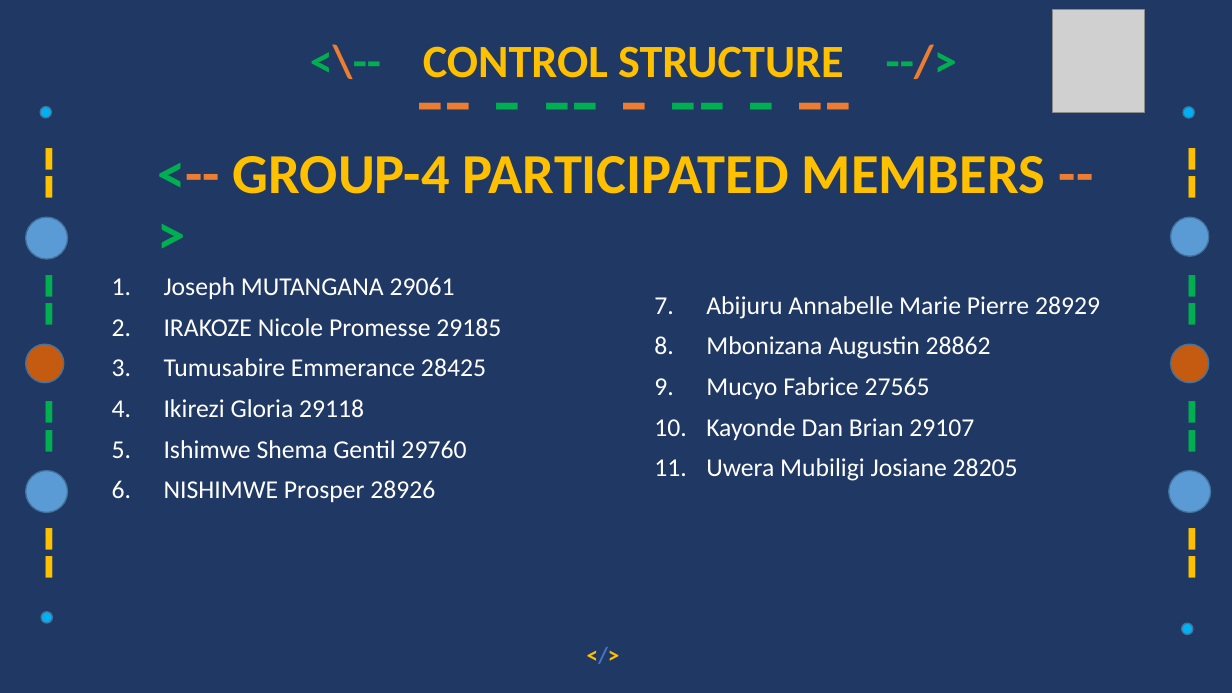
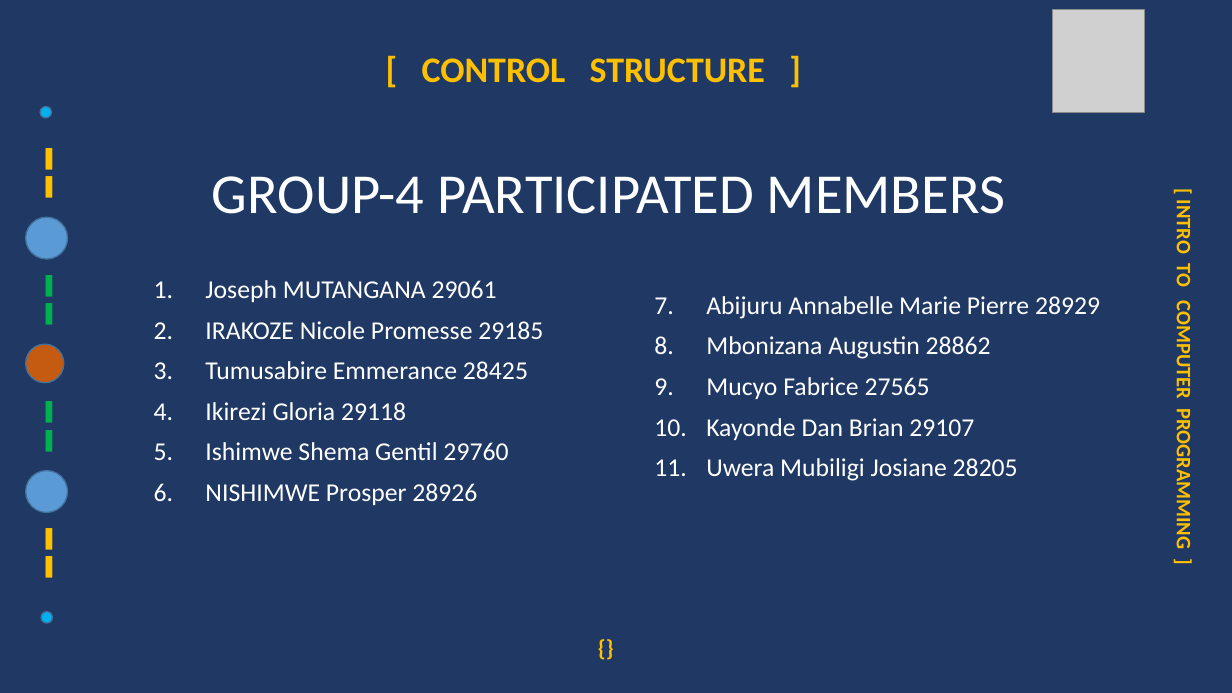
Before and after one commit to mutanganajoseph/Documents, a slide deck: slide 1 of auca/Sem-3/ICP/Assignment/Solution/Control_Structure.pptx. Drawn at 1232x693 pixels with LibreOffice and Linux fonts; fonts in the diff are those of the drawing; grey boxes stand for pictures. Boxes give left, top, right and bottom in pixels: in the first picture for what was removed or moved away, otherwise in the second. Text is boxed around its words. In the diff, an @@ line names an element or a change of style, - is before the commit and + after.

```diff
--- a/auca/Sem-3/ICP/Assignment/Solution/Control_Structure.pptx
+++ b/auca/Sem-3/ICP/Assignment/Solution/Control_Structure.pptx
@@ text at box(422, 58, 765, 83): text changed; size 36 to 28 pt @@
-<\-- CONTROL STRUCTURE --/>
+[ CONTROL STRUCTURE ]
@@ text removed at box(351, 94, 918, 141) @@
--- - -- - -- - --
@@ text "[ INTRO TO COMPUTER PROGRAMMING ..." at box(1171, 206, 1196, 545): rotation 270 to 90 degrees @@
@@ ellipse removed at box(1183, 107, 1194, 118) @@
@@ text at box(212, 176, 1005, 214): text changed; text colour #FFC000 to #FFFFFF; bold off @@
-<-- GROUP-4 PARTICIPATED MEMBERS -->
+GROUP-4 PARTICIPATED MEMBERS
@@ text at box(1171, 206, 1196, 545): text changed; size 72 to 16 pt; bold on @@
--- - -- - -- - --
+[ INTRO TO COMPUTER PROGRAMMING ]
@@ ellipse removed at box(1171, 217, 1209, 256) @@
@@ text "Joseph MUTANGANA 29061": place and size @@
-text "Joseph MUTANGANA 29061" at box(164, 277, 501, 502)
+text "Joseph MUTANGANA 29061" at box(205, 280, 543, 505)
@@ ellipse removed at box(1171, 344, 1209, 383) @@
@@ ellipse removed at box(1169, 470, 1211, 512) @@
@@ ellipse removed at box(1182, 623, 1193, 634) @@
@@ text at box(523, 643, 689, 652): text changed @@
-</>
+{}
```
Also in this commit, not shown: 5 other slides changed, 5 other files.
